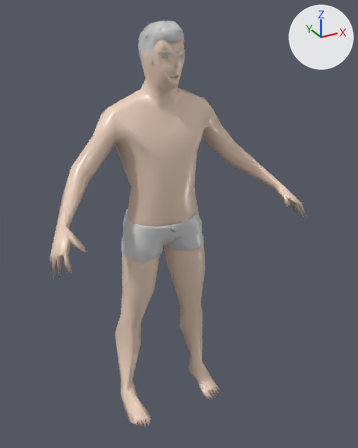
An edit to the COLLADA model Assets/Models/Knight/Knight Low.dae, drawn before and after from the same camera.
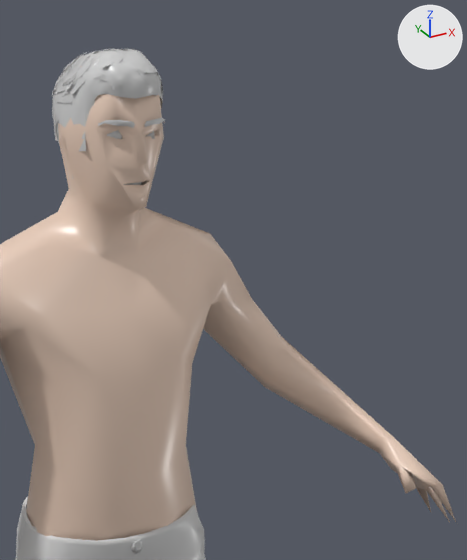
There are two pictures of each version: one whole from a camera (50 mm lens) standing at (-0.948, -1.921, 1.908) and looking at (0.039, -0.125, 1.011), one close up on the part from 33% to 87% of the width and 0% to 52% of the height. Lighting does not change. The marker at upper right points along +X, +Y and +Z. Where no turn or scale is listed for an object, it has been applied to the vertices.

Names of what the first close-up shows: 'python_knight-base', 'python_knight-mhair02', 'python_knight-short01'.
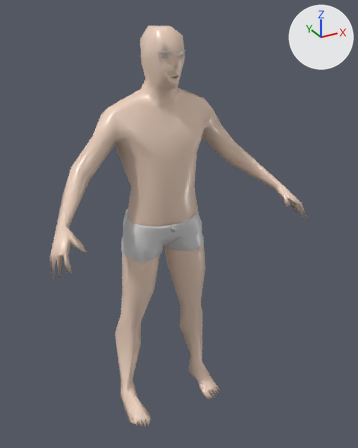
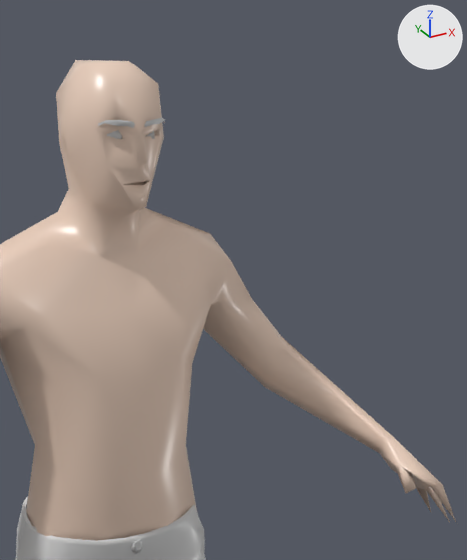
Edits to the scene script, one JSON object a line:
```json
{"op": "remove", "block": "ob_python_knight_mhair02", "code": ["ob_python_knight_mhair02 = bpy.data.objects.new('python_knight-mhair02', me_knight_mhair02)", "ob_python_knight_mhair02.location = (0.0, 0.0, 0.0)"]}
```

What differs and where, as boxes [x1, y1, x2, y2] in the close-ups (467 x 560 px):
```json
{"object": "python_knight-mhair02", "change": "deleted", "before": [52, 49, 163, 179]}
```
